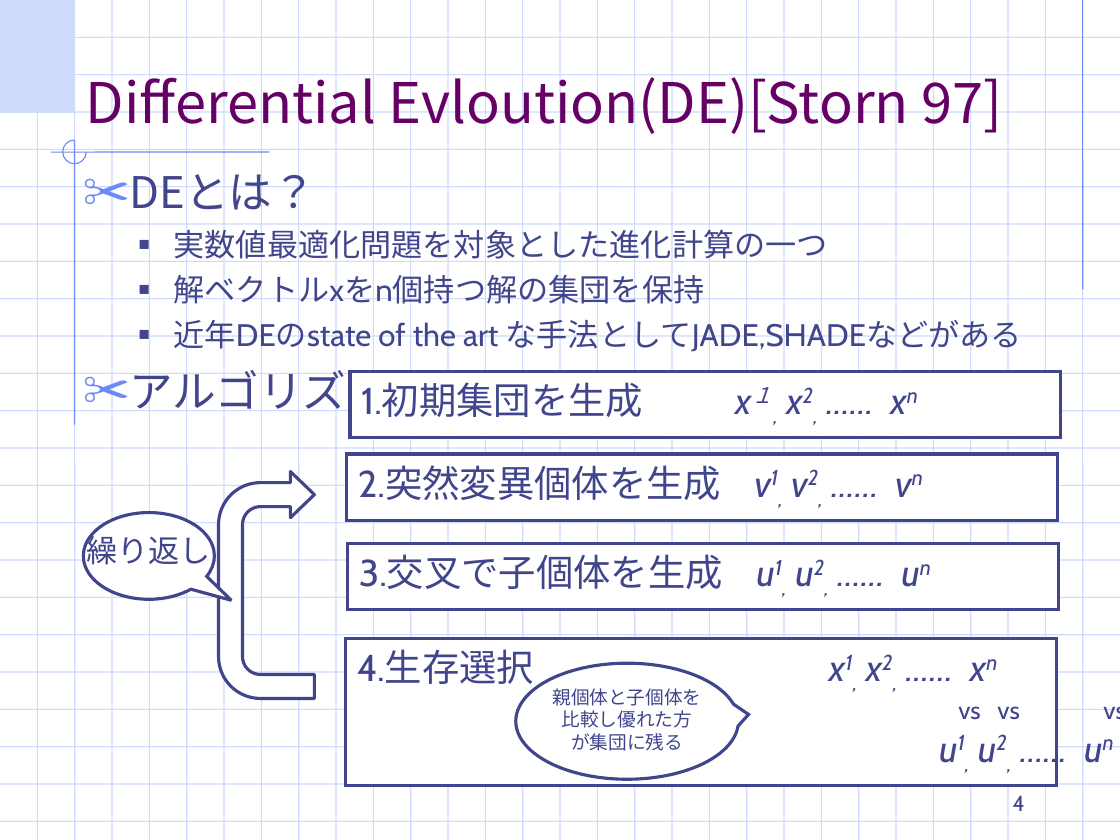
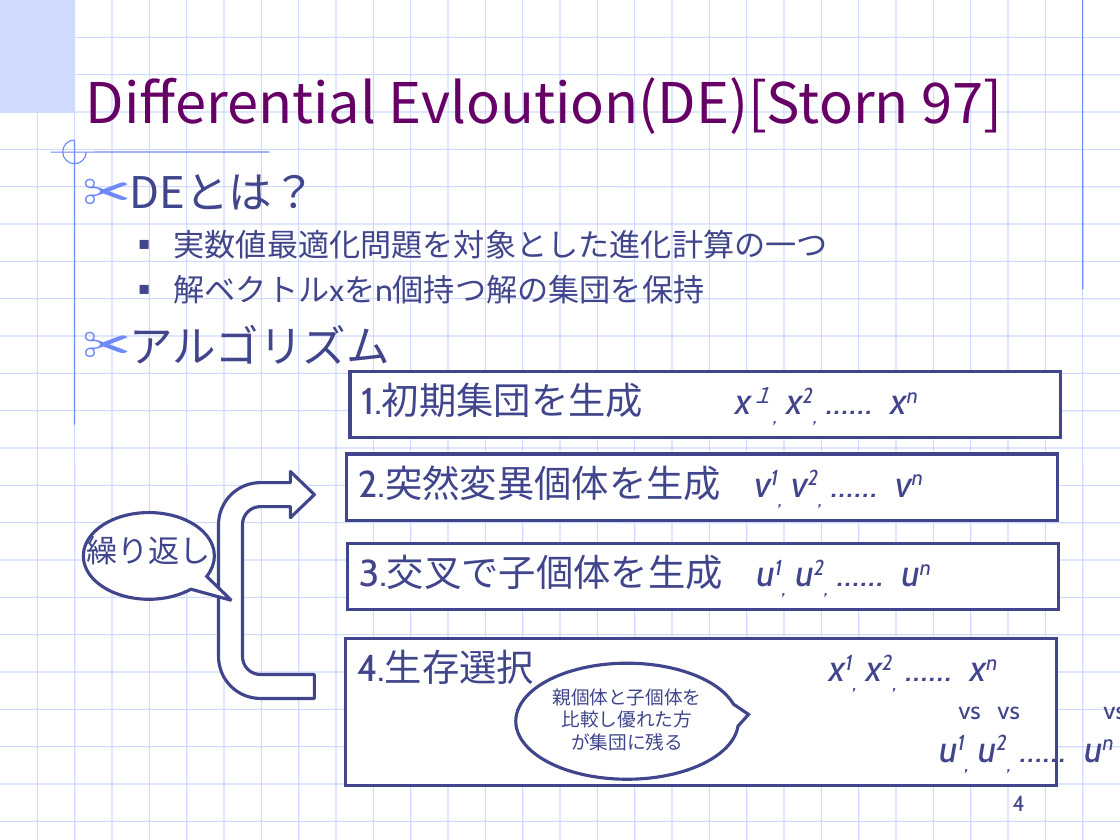
Before and after one commit to TakefumiYamamura/labolatry, a slide deck: slide 4 of 適応DE最終ゼミ発表.ppt. Drawn at 1120x840 pixels with LibreOffice and Linux fonts; fonts in the diff are those of the drawing; background and template pictures are left out. Boxes give left, top, right and bottom in pixels: in the first picture for what was removed or moved away, otherwise in the second. Text is boxed around its words. In the diff, an @@ line names an element or a change of style, - is before the commit and + after.

```diff
--- a/適応DE最終ゼミ発表.ppt
+++ b/適応DE最終ゼミ発表.ppt
@@ text at [174,315,1022,355]: paragraph removed @@
-  ■ 近年DEのstate of the art な手法としてJADE,SHADEなどがある
```
Also in this commit, not shown: 15 other slides changed, 4 slides added, 2 slides removed.
